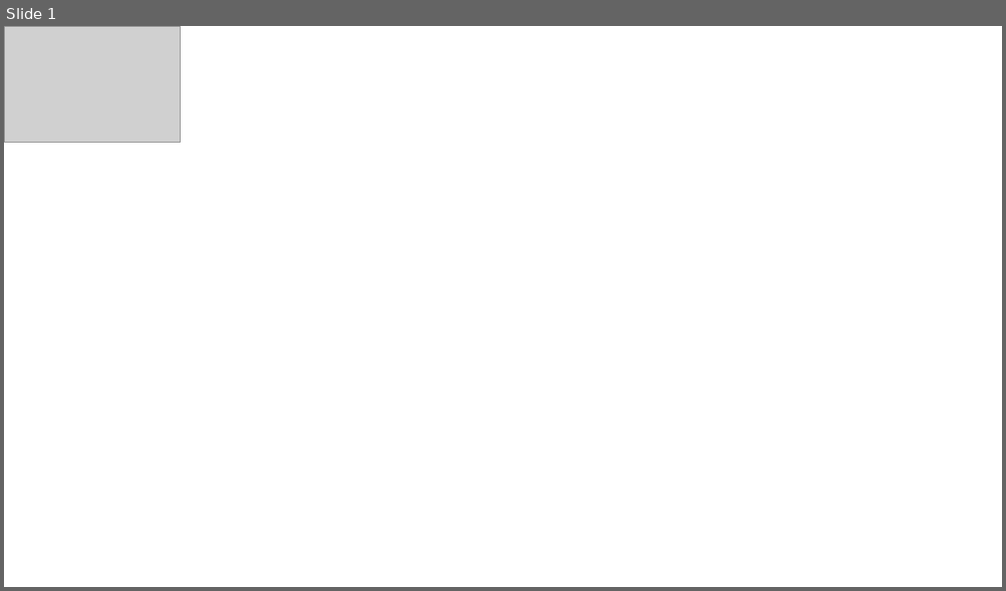
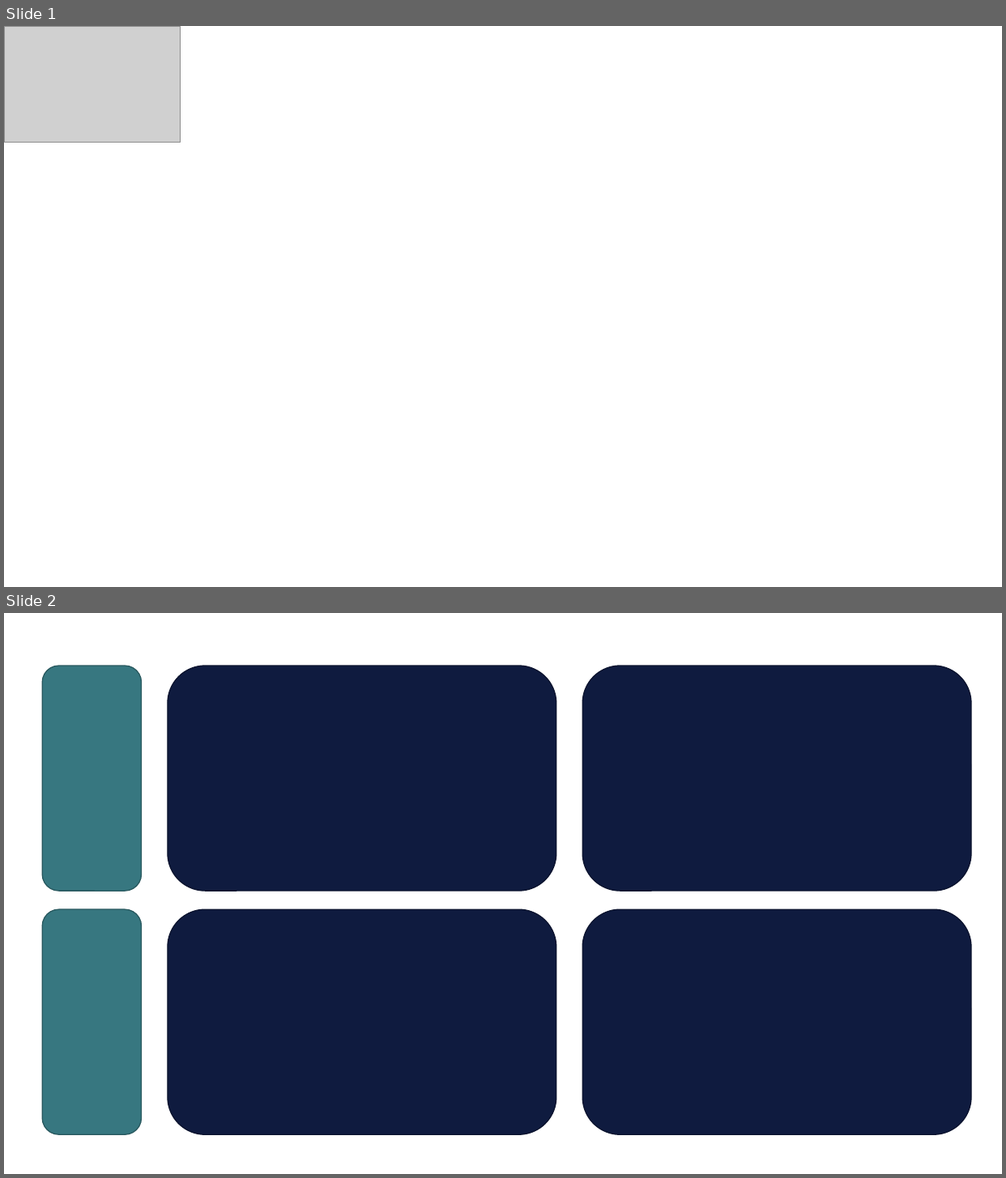
Before and after one commit to DavidBootle/AutoTemplateUpdaterHosting, a slide deck: Standard.potx. Shown one above the other, each under a label of ours: slide 1 before the commit, slides 1 and 2 after it. The pictures are 1006x591 and 1006x1178 pixels, drawn with LibreOffice and Linux fonts; fonts in the diff are those of the drawing; grey boxes stand for pictures; background and template pictures are left out. Boxes give left, top, right and bottom in pixels: in the first picture for what was removed or moved away, otherwise in the second. Text is boxed around its words. In the diff, an @@ line names an element or a change of style, - is before the commit and + after.

```diff
--- a/Standard.potx
+++ b/Standard.potx
@@ slide 2 added at bbox=[4, 613, 1002, 1174], background #FFFFFF @@
@@ rounded rectangle added at bbox=[43, 666, 142, 891], fill #377780, outline #29585F 1 pt @@
@@ rounded rectangle added at bbox=[168, 666, 556, 891], fill #0F1B3F, outline #0B142F 1 pt @@
@@ rounded rectangle added at bbox=[582, 666, 971, 891], fill #0F1B3F, outline #0B142F 1 pt @@
@@ rounded rectangle added at bbox=[43, 909, 142, 1135], fill #377780, outline #29585F 1 pt @@
@@ rounded rectangle added at bbox=[168, 909, 556, 1135], fill #0F1B3F, outline #0B142F 1 pt @@
@@ rounded rectangle added at bbox=[582, 909, 971, 1135], fill #0F1B3F, outline #0B142F 1 pt @@
```
Also in this commit, not shown: 1 other file.
